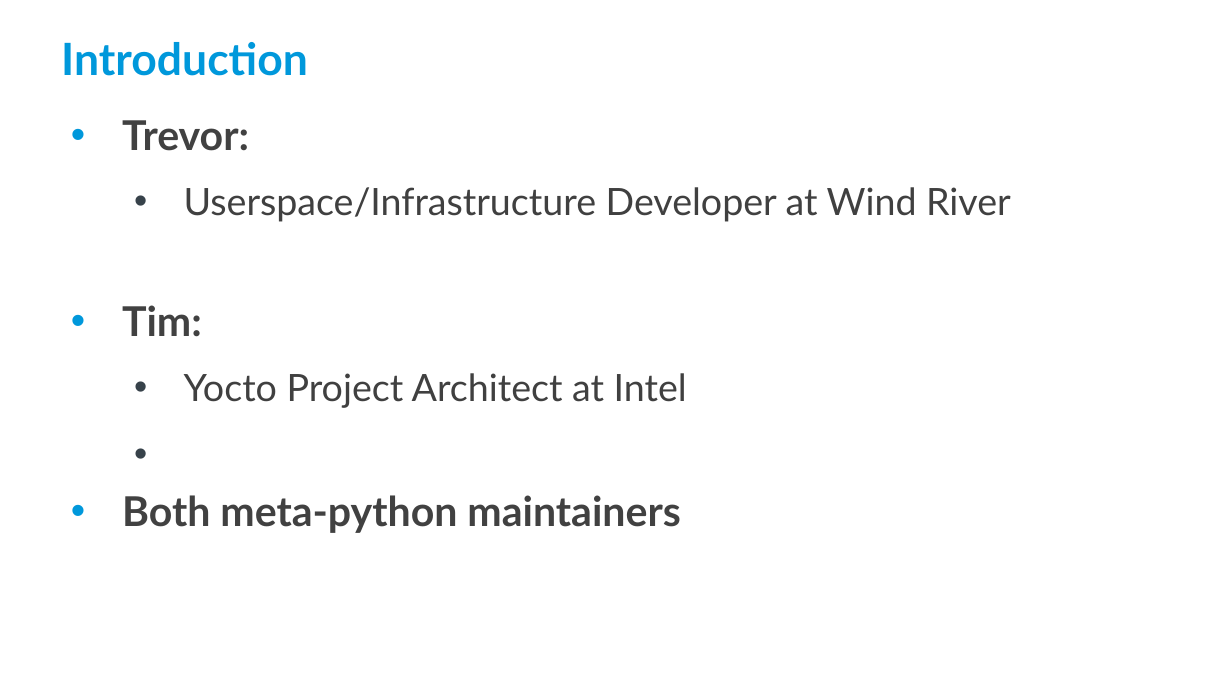
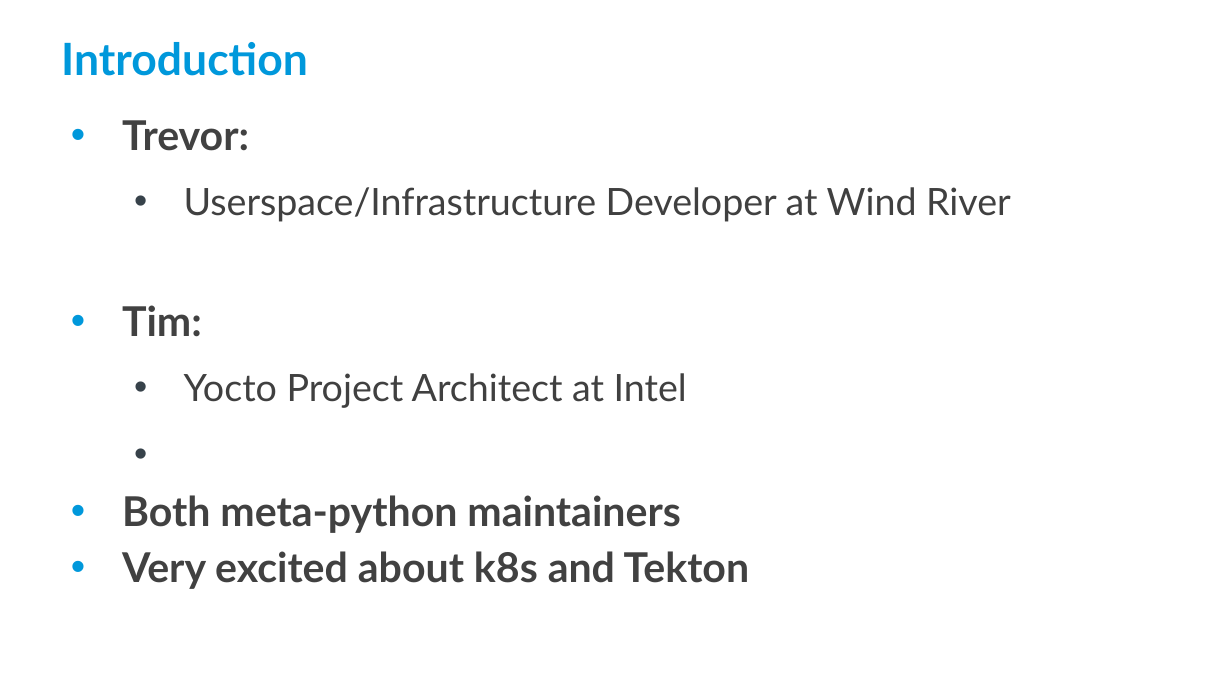
Before and after one commit to threexc/yocto-tekton, a slide deck: slide 2 of yddtalk/YP_DevDay_k8s_tekton.odp. Drawn at 1232x693 pixels with LibreOffice and Linux fonts; fonts in the diff are those of the drawing; background and template pictures are left out. Boxes give left, top, right and bottom in pixels: in the first picture for what was removed or moved away, otherwise in the second. Text is boxed around its words. In the diff, an @@ line names an element or a change of style, - is before the commit and + after.

Commit message:
Add more slides up to K8S/Tekton intro

```diff
--- a/yddtalk/YP_DevDay_k8s_tekton.odp
+++ b/yddtalk/YP_DevDay_k8s_tekton.odp
@@ text at box(122, 551, 750, 589): paragraph added @@
+• Very excited about k8s and Tekton
```
Also in this commit, not shown: 1 other slide changed, 7 slides added, 3 slides removed.
